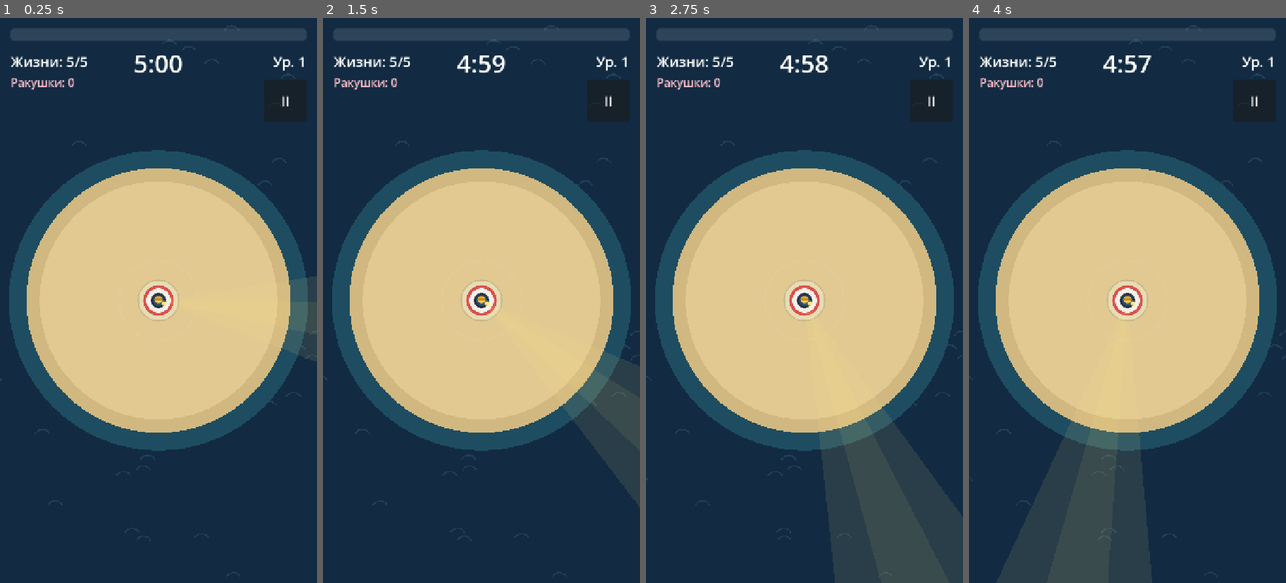
Above: before the commit, frames 1-4 (left to right).
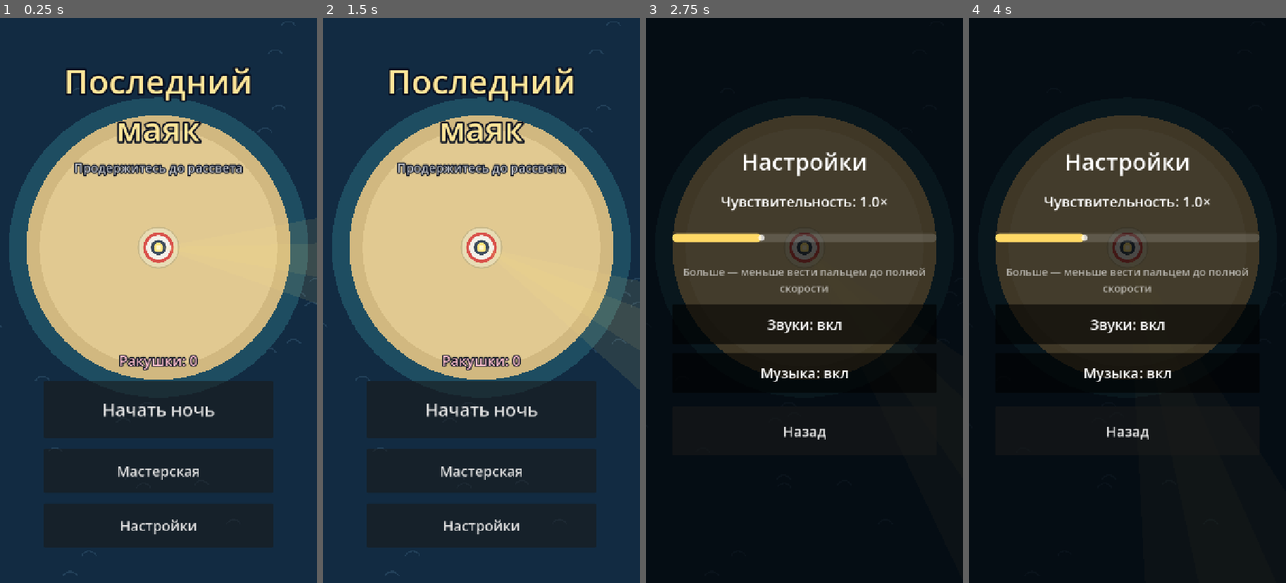
Above: after the commit, the same moments.

Repository: Kiryushaboy/last-lighthouse
Game: Godot game, scene res://scenes/menu.tscn
Same seed, same stepped clock (60 frames per second), same inputs: the game is played once before the commit and once after it. Before the commit the project starts from res://scenes/main.tscn.
Inputs (mouse positions are in pixels of both pictures, inside the frame that each line leads up to):
- Up to frame 1 (0.25 s): no input
- Up to frame 2 (1.5 s): click (481, 470) at 0.5 s, where only the run after the commit has a clickable "Мастерская"; click (481, 486) at 1.25 s, where only the run after the commit has a clickable "Назад"
- Up to frame 3 (2.75 s): click (804, 526) at 2 s, where only the run after the commit has a clickable "Настройки"
- Up to frame 4 (4 s): click (1127, 323) at 2.75 s, where only the run after the commit has a clickable "Звуки: вкл"; click (1127, 323) at 3.5 s, where only the run after the commit has a clickable "Звуки: выкл"

The runs differ from the first frame. In frame 1, 32% of the frame differs, in the area x 2-100%, y 1-93%; in frame 2, 33%; in frame 3, 99%, in the area x 0-100%, y 0-100%; in frame 4, 99%.

Commit message:
Главное меню, звуки и музыка, версия 0.6.0
- Главное меню стало стартовой сценой: Начать ночь, Мастерская, Настройки.
- Синтезированные звуки (tools/make_audio.py) и фоновая музыка, автозагрузка Sound.
- Переключатели звука и музыки в настройках и в паузе, выход в меню.

Co-Authored-By: Claude Opus 5.5 <noreply@anthropic.com>
Claude-Session: https://claude.ai/code/session_01CyYNuSDLWbwWGusUQeB7SJ

Diff:
--- a/project.godot
+++ b/project.godot
@@ -7,7 +7,7 @@
 
 config/name="Последний маяк"
 config/description="Арена на выживание: продержитесь 5 минут до рассвета."
-run/main_scene="res://scenes/main.tscn"
+run/main_scene="res://scenes/menu.tscn"
 config/icon="res://icon.svg"
 config/features=PackedStringArray("4.7", "GL Compatibility")
 
@@ -15,6 +15,7 @@
 
 Settings="*res://scripts/settings.gd"
 SaveData="*res://scripts/save_data.gd"
+Sound="*res://scripts/sound.gd"
 
 [display]
 
--- /dev/null
+++ b/scenes/menu.tscn
@@ -0,0 +1,146 @@
+[gd_scene load_steps=6 format=3]
+
+[ext_resource type="Script" path="res://scripts/menu.gd" id="1_menu"]
+[ext_resource type="Script" path="res://scripts/arena.gd" id="2_arena"]
+[ext_resource type="Script" path="res://scripts/beam.gd" id="3_beam"]
+[ext_resource type="PackedScene" path="res://scenes/ui/workshop.tscn" id="4_ws"]
+[ext_resource type="Script" path="res://scripts/ui/settings_panel.gd" id="5_settings"]
+
+[node name="Menu" type="Node2D"]
+script = ExtResource("1_menu")
+
+[node name="Arena" type="Node2D" parent="."]
+z_index = -10
+script = ExtResource("2_arena")
+
+[node name="Beam" type="Node2D" parent="."]
+z_index = -5
+script = ExtResource("3_beam")
+turn_speed_deg = 18.0
+
+[node name="Camera2D" type="Camera2D" parent="."]
+position = Vector2(0, 120)
+
+[node name="UI" type="CanvasLayer" parent="."]
+
+[node name="Root" type="Control" parent="UI"]
+layout_mode = 3
+anchors_preset = 15
+anchor_right = 1.0
+anchor_bottom = 1.0
+grow_horizontal = 2
+grow_vertical = 2
+mouse_filter = 2
+
+[node name="Title" type="Label" parent="UI/Root"]
+layout_mode = 1
+anchors_preset = 10
+anchor_right = 1.0
+offset_top = 90.0
+offset_bottom = 300.0
+grow_horizontal = 2
+theme_override_colors/font_color = Color(1, 0.9, 0.6, 1)
+theme_override_colors/font_outline_color = Color(0.02, 0.05, 0.12, 1)
+theme_override_constants/outline_size = 16
+theme_override_font_sizes/font_size = 76
+text = "Последний
+маяк"
+horizontal_alignment = 1
+
+[node name="Subtitle" type="Label" parent="UI/Root"]
+layout_mode = 1
+anchors_preset = 10
+anchor_right = 1.0
+offset_top = 320.0
+offset_bottom = 370.0
+grow_horizontal = 2
+theme_override_colors/font_color = Color(1, 1, 1, 0.75)
+theme_override_colors/font_outline_color = Color(0.02, 0.05, 0.12, 1)
+theme_override_constants/outline_size = 10
+theme_override_font_sizes/font_size = 28
+text = "Продержитесь до рассвета"
+horizontal_alignment = 1
+
+[node name="Box" type="VBoxContainer" parent="UI/Root"]
+layout_mode = 1
+anchors_preset = 7
+anchor_left = 0.5
+anchor_top = 1.0
+anchor_right = 0.5
+anchor_bottom = 1.0
+offset_left = -260.0
+offset_top = -500.0
+offset_right = 260.0
+offset_bottom = -80.0
+grow_horizontal = 2
+grow_vertical = 0
+theme_override_constants/separation = 24
+alignment = 2
+
+[node name="Shells" type="Label" parent="UI/Root/Box"]
+layout_mode = 2
+theme_override_colors/font_color = Color(1, 0.75, 0.8, 1)
+theme_override_colors/font_outline_color = Color(0.02, 0.05, 0.12, 1)
+theme_override_constants/outline_size = 10
+text = "Ракушки: 0"
+horizontal_alignment = 1
+
+[node name="Play" type="Button" parent="UI/Root/Box"]
+custom_minimum_size = Vector2(0, 130)
+layout_mode = 2
+theme_override_font_sizes/font_size = 40
+text = "Начать ночь"
+
+[node name="Workshop" type="Button" parent="UI/Root/Box"]
+custom_minimum_size = Vector2(0, 100)
+layout_mode = 2
+text = "Мастерская"
+
+[node name="Settings" type="Button" parent="UI/Root/Box"]
+custom_minimum_size = Vector2(0, 100)
+layout_mode = 2
+text = "Настройки"
+
+[node name="Workshop" parent="." instance=ExtResource("4_ws")]
+
+[node name="SettingsLayer" type="CanvasLayer" parent="."]
+layer = 15
+visible = false
+
+[node name="Dim" type="ColorRect" parent="SettingsLayer"]
+anchors_preset = 15
+anchor_right = 1.0
+anchor_bottom = 1.0
+grow_horizontal = 2
+grow_vertical = 2
+color = Color(0, 0, 0, 0.7)
+
+[node name="Box" type="VBoxContainer" parent="SettingsLayer"]
+anchors_preset = 8
+anchor_left = 0.5
+anchor_top = 0.5
+anchor_right = 0.5
+anchor_bottom = 0.5
+offset_left = -300.0
+offset_top = -360.0
+offset_right = 300.0
+offset_bottom = 360.0
+grow_horizontal = 2
+grow_vertical = 2
+theme_override_constants/separation = 32
+alignment = 1
+
+[node name="Title" type="Label" parent="SettingsLayer/Box"]
+layout_mode = 2
+theme_override_font_sizes/font_size = 52
+text = "Настройки"
+horizontal_alignment = 1
+
+[node name="Panel" type="VBoxContainer" parent="SettingsLayer/Box"]
+layout_mode = 2
+script = ExtResource("5_settings")
+
+[node name="Back" type="Button" parent="SettingsLayer/Box"]
+custom_minimum_size = Vector2(0, 110)
+layout_mode = 2
+text = "Назад"
--- a/scenes/ui/end_screen.tscn
+++ b/scenes/ui/end_screen.tscn
@@ -23,9 +23,9 @@
 anchor_right = 0.5
 anchor_bottom = 0.5
 offset_left = -300.0
-offset_top = -320.0
+offset_top = -380.0
 offset_right = 300.0
-offset_bottom = 320.0
+offset_bottom = 380.0
 grow_horizontal = 2
 grow_vertical = 2
 theme_override_constants/separation = 32
@@ -57,3 +57,8 @@
 custom_minimum_size = Vector2(0, 100)
 layout_mode = 2
 text = "Мастерская"
+
+[node name="ToMenu" type="Button" parent="Box"]
+custom_minimum_size = Vector2(0, 100)
+layout_mode = 2
+text = "В главное меню"
--- a/scenes/ui/pause_menu.tscn
+++ b/scenes/ui/pause_menu.tscn
@@ -1,24 +1,7 @@
-[gd_scene load_steps=4 format=3]
+[gd_scene load_steps=3 format=3]
 
 [ext_resource type="Script" path="res://scripts/ui/pause_menu.gd" id="1_pause"]
-
-[sub_resource type="StyleBoxFlat" id="StyleBox_track"]
-content_margin_top = 10.0
-content_margin_bottom = 10.0
-bg_color = Color(1, 1, 1, 0.15)
-corner_radius_top_left = 10
-corner_radius_top_right = 10
-corner_radius_bottom_right = 10
-corner_radius_bottom_left = 10
-
-[sub_resource type="StyleBoxFlat" id="StyleBox_fill"]
-content_margin_top = 10.0
-content_margin_bottom = 10.0
-bg_color = Color(1, 0.85, 0.4, 1)
-corner_radius_top_left = 10
-corner_radius_top_right = 10
-corner_radius_bottom_right = 10
-corner_radius_bottom_left = 10
+[ext_resource type="Script" path="res://scripts/ui/settings_panel.gd" id="2_settings"]
 
 [node name="PauseMenu" type="CanvasLayer"]
 process_mode = 3
@@ -41,9 +24,9 @@
 anchor_right = 0.5
 anchor_bottom = 0.5
 offset_left = -300.0
-offset_top = -330.0
+offset_top = -440.0
 offset_right = 300.0
-offset_bottom = 330.0
+offset_bottom = 440.0
 grow_horizontal = 2
 grow_vertical = 2
 theme_override_constants/separation = 28
@@ -55,29 +38,9 @@
 text = "Пауза"
 horizontal_alignment = 1
 
-[node name="SensLabel" type="Label" parent="Box"]
+[node name="Settings" type="VBoxContainer" parent="Box"]
 layout_mode = 2
-text = "Чувствительность: 1.0×"
-horizontal_alignment = 1
-
-[node name="SensSlider" type="HSlider" parent="Box"]
-custom_minimum_size = Vector2(0, 80)
-layout_mode = 2
-min_value = 0.5
-max_value = 2.0
-step = 0.1
-value = 1.0
-theme_override_styles/slider = SubResource("StyleBox_track")
-theme_override_styles/grabber_area = SubResource("StyleBox_fill")
-theme_override_styles/grabber_area_highlight = SubResource("StyleBox_fill")
-
-[node name="Hint" type="Label" parent="Box"]
-layout_mode = 2
-theme_override_colors/font_color = Color(1, 1, 1, 0.6)
-theme_override_font_sizes/font_size = 24
-text = "Больше — меньше вести пальцем до полной скорости"
-horizontal_alignment = 1
-autowrap_mode = 3
+script = ExtResource("2_settings")
 
 [node name="Resume" type="Button" parent="Box"]
 custom_minimum_size = Vector2(0, 120)
@@ -88,3 +51,8 @@
 custom_minimum_size = Vector2(0, 100)
 layout_mode = 2
 text = "Начать заново"
+
+[node name="ToMenu" type="Button" parent="Box"]
+custom_minimum_size = Vector2(0, 100)
+layout_mode = 2
+text = "В главное меню"
--- a/scripts/enemies/boss.gd
+++ b/scripts/enemies/boss.gd
@@ -73,6 +73,7 @@
 		_slam_warning += delta
 		if _slam_warning >= SLAM_WARN:
 			_slam_warning = -1.0
+			Sound.play("slam")
 			if target.global_position.distance_to(_slam_pos) <= SLAM_RADIUS:
 				(target as Player).take_damage(SLAM_DAMAGE)
 		return
@@ -81,6 +82,7 @@
 		_slam_timer = SLAM_EVERY
 		_slam_warning = 0.0
 		_slam_pos = target.global_position
+		Sound.play("warning", -4.0)
 
 
 func _draw_texture() -> void:
--- a/scripts/enemies/enemy.gd
+++ b/scripts/enemies/enemy.gd
@@ -59,9 +59,11 @@
 	if in_beam():
 		dmg *= Beam.DAMAGE_FACTOR
 	hp -= dmg
+	Sound.play("hit", -10.0)
 	_flash = 0.08
 	if hp <= 0:
 		_dead = true
+		Sound.play("death", -6.0)
 		killed.emit(global_position, xp_value)
 		queue_free()
 
--- a/scripts/main.gd
+++ b/scripts/main.gd
@@ -10,6 +10,7 @@
 ]
 const GEM_SCENE := preload("res://scenes/xp_gem.tscn")
 const BOSS_SCENE := preload("res://scenes/enemies/boss.tscn")
+const MENU_SCENE := "res://scenes/menu.tscn"
 const BOSS_AT := 270.0  ## на 4:30 из тумана выходит спрут
 
 const RUN_TIME := 300.0  ## 5 минут до рассвета
@@ -64,6 +65,8 @@
 	pause_menu.open_requested.connect(_open_pause)
 	pause_menu.resume_pressed.connect(_close_pause)
 	pause_menu.restart_pressed.connect(_restart)
+	pause_menu.menu_pressed.connect(_to_menu)
+	end_screen.menu_pressed.connect(_to_menu)
 
 	hud.set_health(player.hp, player.max_hp)
 	hud.set_xp(xp, xp_to_next, level)
@@ -159,6 +162,7 @@
 	var pos := player.global_position + Vector2.UP * SPAWN_DISTANCE * 0.8
 	boss.global_position = pos.clamp(ARENA.position, ARENA.end)
 	hud.show_boss(boss.hp, boss.max_hp)
+	Sound.play("warning")
 
 
 func _on_boss_killed(_at: Vector2, _xp: int) -> void:
@@ -226,6 +230,7 @@
 	_pending_levels -= 1
 	joystick.reset()
 	get_tree().paused = true
+	Sound.play("levelup")
 	upgrade_menu.show_choices(choices)
 
 
@@ -255,9 +260,15 @@
 	# Бонус за выживание: ракушка за каждые 20 секунд ночи.
 	shells_this_run += int((RUN_TIME - time_left) / 20.0)
 	SaveData.add_shells(shells_this_run)
+	Sound.play("win" if victory else "lose")
 	end_screen.show_result(victory, level, RUN_TIME - time_left, shells_this_run)
 
 
 func _restart() -> void:
 	get_tree().paused = false
 	get_tree().reload_current_scene()
+
+
+func _to_menu() -> void:
+	get_tree().paused = false
+	get_tree().change_scene_to_file(MENU_SCENE)
--- /dev/null
+++ b/scripts/menu.gd
@@ -0,0 +1,38 @@
+extends Node2D
+## Главное меню: маяк светит на фоне, кнопки «Начать ночь», «Мастерская», «Настройки».
+
+const GAME_SCENE := "res://scenes/main.tscn"
+
+@onready var _ui: Control = $UI/Root
+@onready var _shells: Label = $UI/Root/Box/Shells
+@onready var _play: Button = $UI/Root/Box/Play
+@onready var _workshop_btn: Button = $UI/Root/Box/Workshop
+@onready var _settings_btn: Button = $UI/Root/Box/Settings
+@onready var _workshop: Workshop = $Workshop
+@onready var _settings: CanvasLayer = $SettingsLayer
+@onready var _settings_back: Button = $SettingsLayer/Box/Back
+
+
+func _ready() -> void:
+	get_tree().paused = false
+	_play.pressed.connect(func(): get_tree().change_scene_to_file(GAME_SCENE))
+	_workshop_btn.pressed.connect(func(): _ui.hide(); _workshop.open())
+	_workshop.closed.connect(_show_menu)
+	_settings_btn.pressed.connect(func(): _ui.hide(); _settings.show())
+	_settings_back.pressed.connect(func(): _settings.hide(); _show_menu())
+	_show_menu()
+
+
+func _show_menu() -> void:
+	_shells.text = "Ракушки: %d" % SaveData.shells
+	_ui.show()
+
+
+func _unhandled_input(event: InputEvent) -> void:
+	# Кнопка «Назад» на Android и Esc на ноутбуке закрывают окна меню.
+	if event.is_action_pressed("ui_cancel"):
+		if _settings.visible:
+			_settings_back.pressed.emit()
+		elif _workshop.visible:
+			_workshop.hide()
+			_workshop.closed.emit()
--- a/scripts/player.gd
+++ b/scripts/player.gd
@@ -62,6 +62,7 @@
 		return
 	hp -= amount
 	_invulnerable = 0.7
+	Sound.play("hurt")
 	health_changed.emit(hp, max_hp)
 	if hp <= 0:
 		died.emit()
@@ -97,6 +98,7 @@
 
 
 func _shoot_at(target: Node2D) -> void:
+	Sound.play("shoot", -10.0)
 	var base_dir := global_position.direction_to(target.global_position)
 	var spread := deg_to_rad(12.0)
 	for i in projectiles:
--- a/scripts/settings.gd
+++ b/scripts/settings.gd
@@ -10,18 +10,37 @@
 
 ## 1.0 — как в версии 0.1.0. Больше — меньше двигать пальцем до полной скорости.
 var sensitivity := 1.0
+var sound_on := true
+var music_on := true
 
 
 func _ready() -> void:
 	var cfg := ConfigFile.new()
 	if cfg.load(PATH) == OK:
 		sensitivity = clampf(cfg.get_value("controls", "sensitivity", 1.0), SENSITIVITY_MIN, SENSITIVITY_MAX)
+		sound_on = cfg.get_value("audio", "sound", true)
+		music_on = cfg.get_value("audio", "music", true)
 
 
 func set_sensitivity(value: float) -> void:
 	sensitivity = clampf(value, SENSITIVITY_MIN, SENSITIVITY_MAX)
+	_save()
+
+
+func set_sound(on: bool) -> void:
+	sound_on = on
+	_save()
+
+
+func set_music(on: bool) -> void:
+	music_on = on
+	_save()
+
+
+func _save() -> void:
 	var cfg := ConfigFile.new()
-	cfg.load(PATH)
 	cfg.set_value("controls", "sensitivity", sensitivity)
+	cfg.set_value("audio", "sound", sound_on)
+	cfg.set_value("audio", "music", music_on)
 	cfg.save(PATH)
 	changed.emit()
--- /dev/null
+++ b/scripts/sound.gd
@@ -0,0 +1,62 @@
+extends Node
+## Звуки и музыка. Автозагрузка «Sound»: Sound.play("shoot") из любого скрипта.
+## Все звуки синтезированы скриптом tools/make_audio.py, лицензии не нужны.
+
+const NAMES := ["shoot", "hit", "death", "xp", "shell", "levelup", "hurt",
+		"warning", "slam", "win", "lose", "click"]
+const POOL_SIZE := 12
+## Частые звуки не чаще раза в столько секунд, чтобы не было каши.
+const MIN_GAP := {"shoot": 0.05, "hit": 0.04, "death": 0.05, "xp": 0.04}
+
+var _streams := {}
+var _pool: Array[AudioStreamPlayer] = []
+var _next := 0
+var _last_played := {}
+var _music: AudioStreamPlayer
+
+
+func _ready() -> void:
+	process_mode = Node.PROCESS_MODE_ALWAYS  # звуки меню работают и на паузе
+	for n in NAMES:
+		_streams[n] = load("res://audio/%s.wav" % n)
+	for i in POOL_SIZE:
+		var p := AudioStreamPlayer.new()
+		add_child(p)
+		_pool.append(p)
+	_music = AudioStreamPlayer.new()
+	var stream := load("res://audio/music.ogg") as AudioStreamOggVorbis
+	stream.loop = true
+	_music.stream = stream
+	_music.volume_db = -6.0
+	add_child(_music)
+	Settings.changed.connect(_apply_settings)
+	# Щелчок на любой кнопке в игре, без подключения в каждом меню.
+	get_tree().node_added.connect(_on_node_added)
+	_apply_settings()
+
+
+func play(sound_name: String, volume_db := 0.0) -> void:
+	if not Settings.sound_on or not _streams.has(sound_name):
+		return
+	var now := Time.get_ticks_msec() / 1000.0
+	if now - _last_played.get(sound_name, -1.0) < MIN_GAP.get(sound_name, 0.0):
+		return
+	_last_played[sound_name] = now
+	var p := _pool[_next]
+	_next = (_next + 1) % POOL_SIZE
+	p.stream = _streams[sound_name]
+	p.volume_db = volume_db
+	p.pitch_scale = randf_range(0.94, 1.06)  # чуть разная высота, чтобы не надоедало
+	p.play()
+
+
+func _apply_settings() -> void:
+	if Settings.music_on and not _music.playing:
+		_music.play()
+	elif not Settings.music_on:
+		_music.stop()
+
+
+func _on_node_added(node: Node) -> void:
+	if node is BaseButton:
+		(node as BaseButton).pressed.connect(play.bind("click", -6.0))
--- a/scripts/ui/end_screen.gd
+++ b/scripts/ui/end_screen.gd
@@ -4,17 +4,20 @@
 
 signal restart_pressed
 signal workshop_pressed
+signal menu_pressed
 
 @onready var _title: Label = $Box/Title
 @onready var _stats: Label = $Box/Stats
 @onready var _shells: Label = $Box/Shells
 @onready var _restart: Button = $Box/Restart
 @onready var _workshop: Button = $Box/Workshop
+@onready var _to_menu: Button = $Box/ToMenu
 
 
 func _ready() -> void:
 	_restart.pressed.connect(restart_pressed.emit)
 	_workshop.pressed.connect(workshop_pressed.emit)
+	_to_menu.pressed.connect(menu_pressed.emit)
 
 
 func show_result(won: bool, level: int, survived: float, shells: int) -> void:
--- a/scripts/ui/pause_menu.gd
+++ b/scripts/ui/pause_menu.gd
@@ -1,25 +1,21 @@
 class_name PauseMenu
 extends CanvasLayer
-## Меню паузы: продолжить, начать заново, настроить чувствительность управления.
+## Меню паузы: продолжить, начать заново, настройки, выход в главное меню.
 
 signal resume_pressed
 signal restart_pressed
+signal menu_pressed
 signal open_requested  ## нажали Esc, когда меню закрыто; решает Main
 
-@onready var _sens_label: Label = $Box/SensLabel
-@onready var _sens_slider: HSlider = $Box/SensSlider
 @onready var _resume: Button = $Box/Resume
 @onready var _restart: Button = $Box/Restart
+@onready var _to_menu: Button = $Box/ToMenu
 
 
 func _ready() -> void:
-	_sens_slider.min_value = Settings.SENSITIVITY_MIN
-	_sens_slider.max_value = Settings.SENSITIVITY_MAX
-	_sens_slider.value = Settings.sensitivity
-	_update_label()
-	_sens_slider.value_changed.connect(_on_slider)
 	_resume.pressed.connect(resume_pressed.emit)
 	_restart.pressed.connect(restart_pressed.emit)
+	_to_menu.pressed.connect(menu_pressed.emit)
 
 
 func _unhandled_input(event: InputEvent) -> void:
@@ -29,12 +25,3 @@
 		else:
 			open_requested.emit()
 		get_viewport().set_input_as_handled()
-
-
-func _on_slider(value: float) -> void:
-	Settings.set_sensitivity(value)
-	_update_label()
-
-
-func _update_label() -> void:
-	_sens_label.text = "Чувствительность: %.1f×" % Settings.sensitivity
--- /dev/null
+++ b/scripts/ui/settings_panel.gd
@@ -0,0 +1,59 @@
+class_name SettingsPanel
+extends VBoxContainer
+## Настройки: чувствительность, звук, музыка. Один и тот же блок в паузе и в главном меню.
+
+const TRACK := preload("res://ui/slider_track.tres")
+const FILL := preload("res://ui/slider_fill.tres")
+
+var _sens_label: Label
+var _sound: Button
+var _music: Button
+
+
+func _ready() -> void:
+	add_theme_constant_override("separation", 20)
+
+	_sens_label = Label.new()
+	_sens_label.horizontal_alignment = HORIZONTAL_ALIGNMENT_CENTER
+	add_child(_sens_label)
+
+	var slider := HSlider.new()
+	slider.custom_minimum_size = Vector2(0, 80)
+	slider.min_value = Settings.SENSITIVITY_MIN
+	slider.max_value = Settings.SENSITIVITY_MAX
+	slider.step = 0.1
+	slider.value = Settings.sensitivity
+	slider.add_theme_stylebox_override("slider", TRACK)
+	slider.add_theme_stylebox_override("grabber_area", FILL)
+	slider.add_theme_stylebox_override("grabber_area_highlight", FILL)
+	slider.value_changed.connect(func(v): Settings.set_sensitivity(v); _update_label())
+	add_child(slider)
+
+	var hint := Label.new()
+	hint.text = "Больше — меньше вести пальцем до полной скорости"
+	hint.horizontal_alignment = HORIZONTAL_ALIGNMENT_CENTER
+	hint.autowrap_mode = TextServer.AUTOWRAP_WORD_SMART
+	hint.add_theme_font_size_override("font_size", 24)
+	hint.add_theme_color_override("font_color", Color(1, 1, 1, 0.6))
+	add_child(hint)
+
+	_sound = _toggle("Звуки", Settings.sound_on, Settings.set_sound)
+	_music = _toggle("Музыка", Settings.music_on, Settings.set_music)
+	_update_label()
+
+
+## Большая кнопка-переключатель: на телефоне в неё легко попасть пальцем.
+func _toggle(title: String, on: bool, setter: Callable) -> Button:
+	var b := Button.new()
+	b.toggle_mode = true
+	b.button_pressed = on
+	b.custom_minimum_size = Vector2(0, 90)
+	var refresh := func(state: bool): b.text = "%s: %s" % [title, "вкл" if state else "выкл"]
+	refresh.call(on)
+	b.toggled.connect(func(state: bool): setter.call(state); refresh.call(state))
+	add_child(b)
+	return b
+
+
+func _update_label() -> void:
+	_sens_label.text = "Чувствительность: %.1f×" % Settings.sensitivity
--- a/scripts/xp_gem.gd
+++ b/scripts/xp_gem.gd
@@ -24,6 +24,7 @@
 	if _magnet:
 		global_position = global_position.move_toward(player.global_position, 650.0 * delta)
 		if dist < 22.0:
+			Sound.play("shell" if is_shell else "xp", -4.0 if is_shell else -12.0)
 			collected.emit(value)
 			queue_free()
 
--- /dev/null
+++ b/ui/slider_fill.tres
@@ -0,0 +1,10 @@
+[gd_resource type="StyleBoxFlat" format=3]
+
+[resource]
+content_margin_top = 10.0
+content_margin_bottom = 10.0
+bg_color = Color(1, 0.85, 0.4, 1)
+corner_radius_top_left = 10
+corner_radius_top_right = 10
+corner_radius_bottom_right = 10
+corner_radius_bottom_left = 10
--- /dev/null
+++ b/ui/slider_track.tres
@@ -0,0 +1,10 @@
+[gd_resource type="StyleBoxFlat" format=3]
+
+[resource]
+content_margin_top = 10.0
+content_margin_bottom = 10.0
+bg_color = Color(1, 1, 1, 0.15)
+corner_radius_top_left = 10
+corner_radius_top_right = 10
+corner_radius_bottom_right = 10
+corner_radius_bottom_left = 10
Not shown, added: audio/click.wav.import
Not shown, added: audio/death.wav.import
Not shown, added: audio/hit.wav.import
Not shown, added: audio/hurt.wav.import
Not shown, added: audio/levelup.wav.import
Not shown, added: audio/lose.wav.import
Not shown, added: audio/music.ogg.import
Not shown, added: audio/shell.wav.import
Not shown, added: audio/shoot.wav.import
Not shown, added: audio/slam.wav.import
Not shown, added: audio/warning.wav.import
Not shown, added: audio/win.wav.import
(and 18 more such lines)
